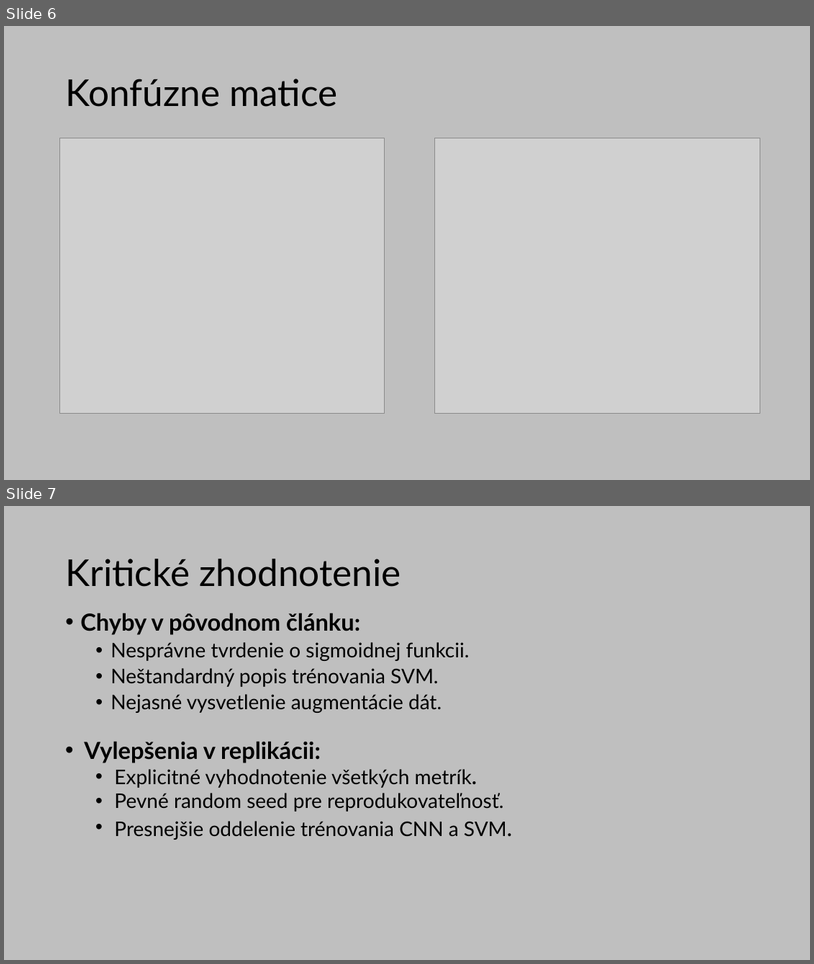
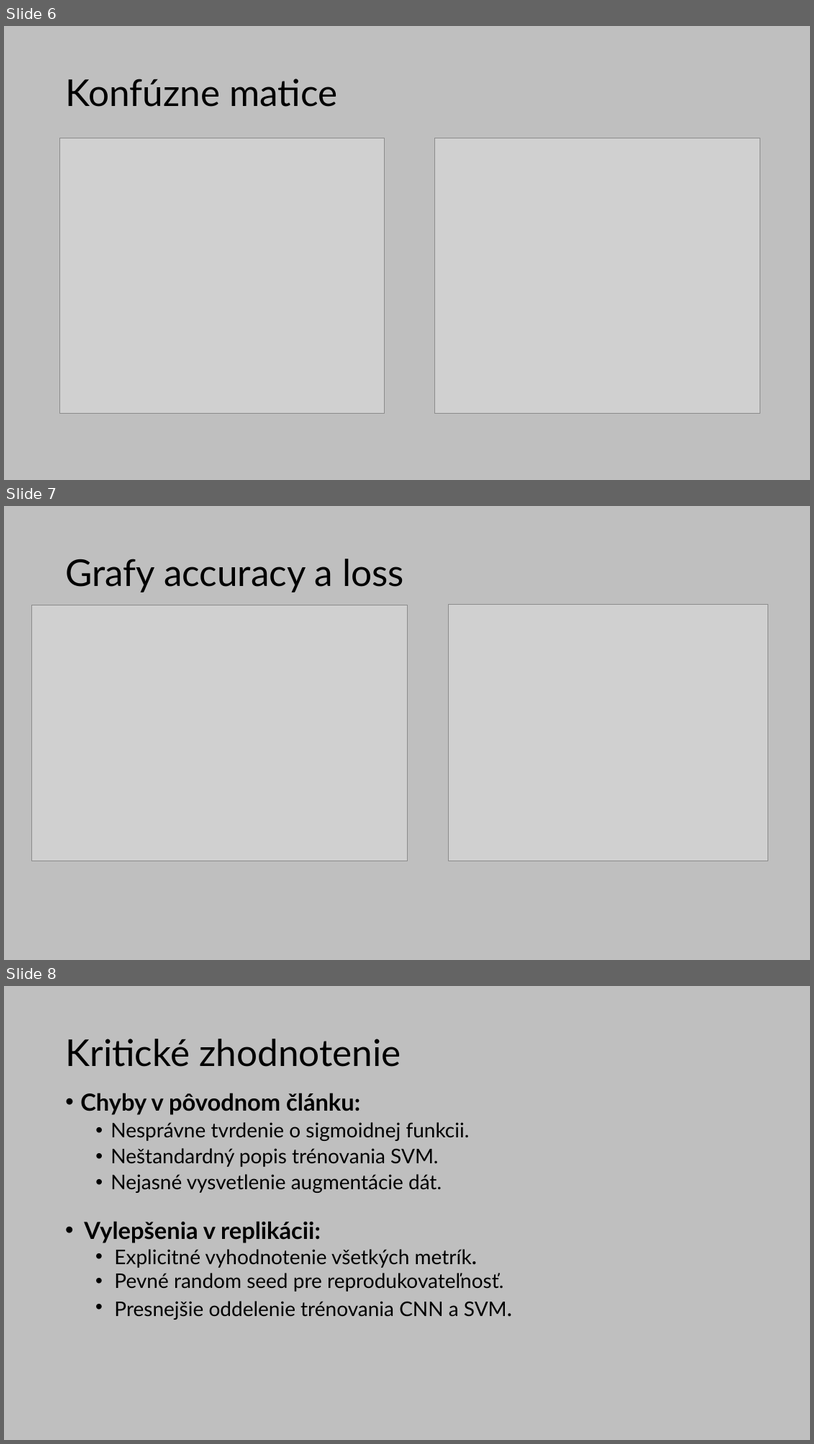
Before and after one commit to dnlkzhn/forest-fire-detection-replication, a slide deck: slides.pptx. Shown one above the other, each under a label of ours: slides 6 and 7 before the commit, slides 6, 7 and 8 after it. The pictures are 814x964 and 814x1444 pixels, drawn with LibreOffice and Linux fonts; fonts in the diff are those of the drawing; grey boxes stand for pictures. Boxes give left, top, right and bottom in pixels: in the first picture for what was removed or moved away, otherwise in the second. Text is boxed around its words. In the diff, an @@ line names an element or a change of style, - is before the commit and + after.

```diff
--- a/slides.pptx
+++ b/slides.pptx
@@ slide 7 added at [4, 506, 810, 960], background #BFBFBF @@
@@ title added at [65, 559, 404, 592], 44 pt, text #000000 @@
+Grafy accuracy a loss
@@ picture added at [32, 605, 407, 861] @@
@@ picture added at [449, 604, 768, 860] @@
@@ what was slide 7 is now slide 8 @@
```
Also in this commit, not shown: 3 slides changed.
